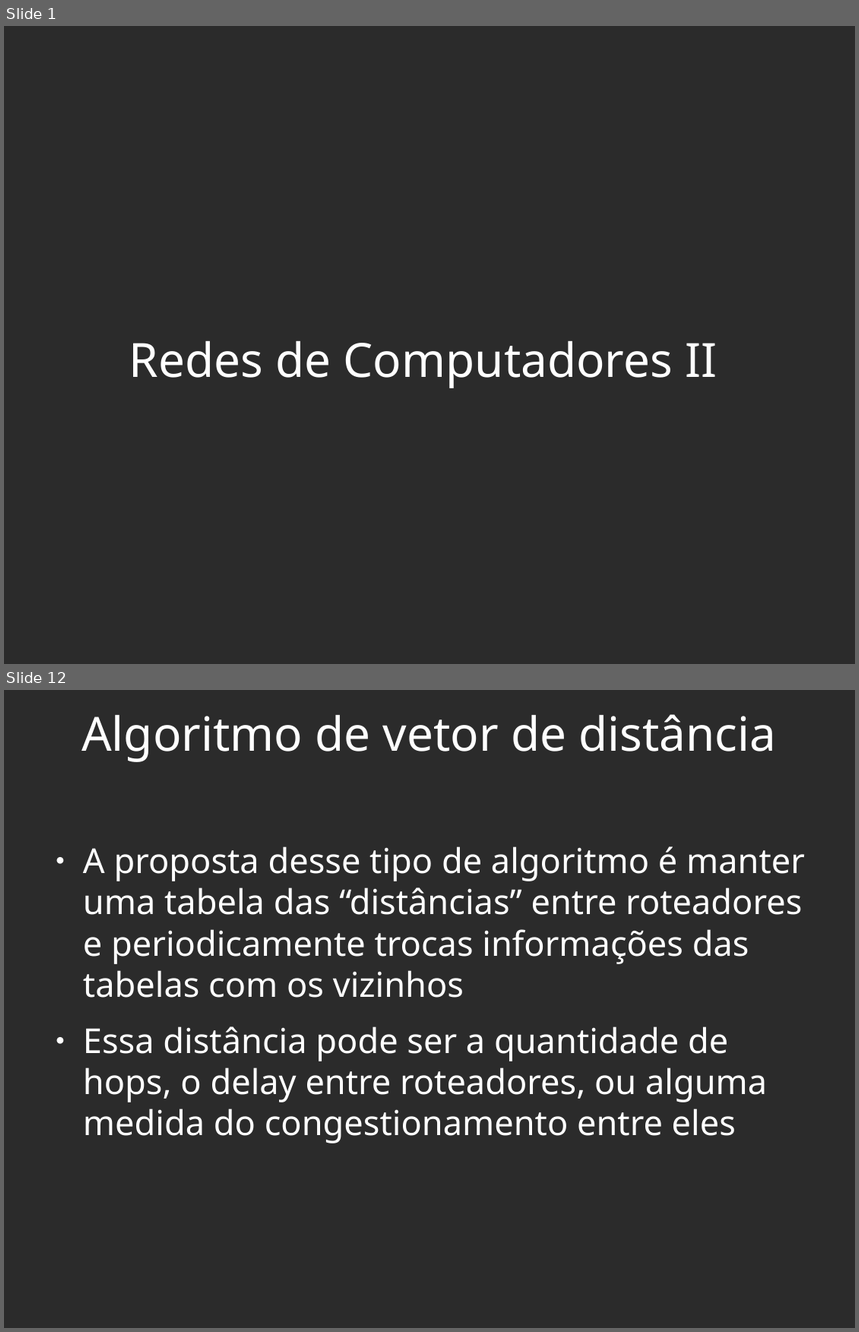
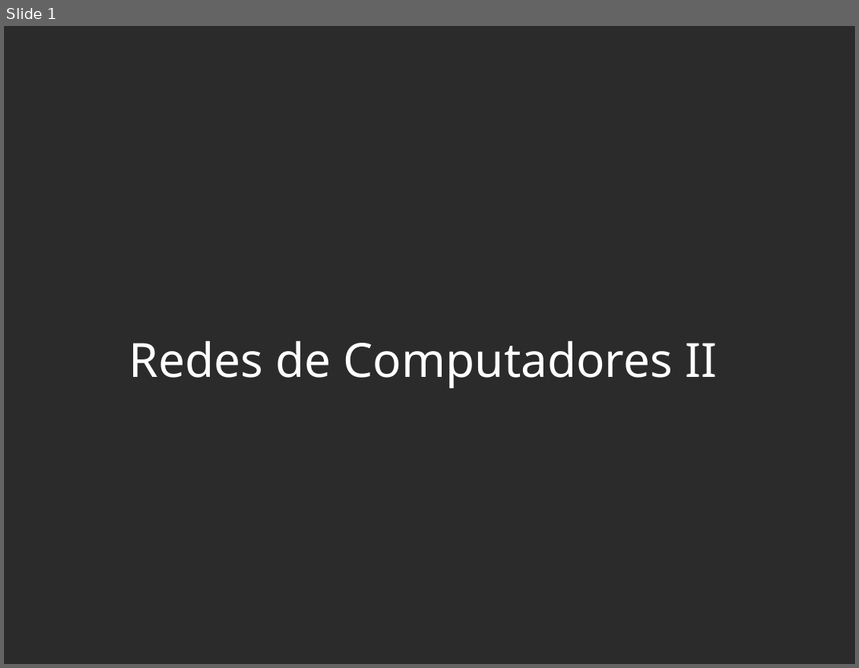
Before and after one commit to viniciusalveshax/aulas, a slide deck: redes-2/pdf12-roteadores4-rotas-dinamicas2/pdf12-roteadores4-rotas-dinamicas2.odp. Shown one above the other, each under a label of ours: slides 1 and 12 before the commit, slide 1 after it; the slides between them are not shown. The pictures are 859x1332 and 859x668 pixels, drawn with LibreOffice and Linux fonts; fonts in the diff are those of the drawing; background and template pictures are left out; a plain dark background stands for a picture behind light text. Boxes give left, top, right and bottom in pixels: in the first picture for what was removed or moved away, otherwise in the second. Text is boxed around its words. In the diff, an @@ line names an element or a change of style, - is before the commit and + after.

```diff
--- a/redes-2/pdf12-roteadores4-rotas-dinamicas2/pdf12-roteadores4-rotas-dinamicas2.odp
+++ b/redes-2/pdf12-roteadores4-rotas-dinamicas2/pdf12-roteadores4-rotas-dinamicas2.odp
@@ slide 12 removed at [4,690,855,1328], background picture (left out) @@
@@ title removed at [82,714,776,762] @@
-Algoritmo de vetor de distância
@@ text removed at [83,847,805,1144] @@
-● A proposta desse tipo de algoritmo é manter uma tabela das “distâncias” entre roteadores e periodicamente trocas informações das tabelas com os vizinhos
-● Essa distância pode ser a quantidade de hops, o delay entre roteadores, ou alguma medida do congestionamento entre eles
```
Also in this commit, not shown: 4 slides changed, 9 slides added, 19 other slides removed, 3 other files.
